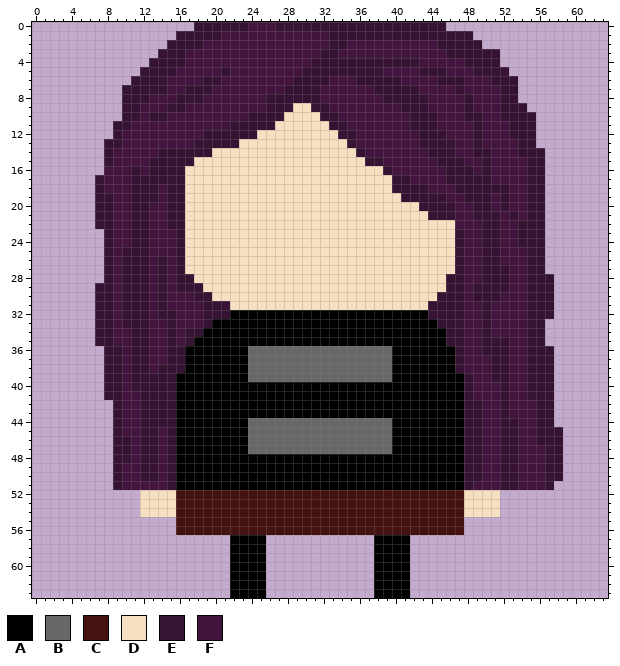
A pixel-art sprite gets an edit: res/img/char.png. Above: the version before the commit.
The file is 64x64 pixels.
Palette (. is transparent): A #000000  B #686868  C #451212  D #f7e0c1  E #361333  F #42143e
Pixels before (only the part around the change), first column x 1:
 0 .................EEEEEEFFFEEEEEEEEEEEEEEEEEEE.................
 1 ...............EEEEEFFFFFFFFFFFFEEEEEEEEEEEEEEEE..............
 2 ..............EEEEFFFFFFFFFFFFFFEEFFFFFFFFFFEEEEE.............
 3 .............EEEFFFFFFFFFFFFFFFEEFFFFFFFFFFFFEEEEEE...........
 4 ............EEEEFFFFFFFFFFFFFFEEEEEEEEEEEEFFFFFEEEE...........
 5 ...........EEEEFFFFFEFFFFFFFFEEEEEEEEEFFFFEEEFFFEEEE..........
 6 ..........EEEEFFFFEEFFFFFFFFEEEEFFFEEEEEFFFFEEEFFFEEE.........
 7 .........EEEEEFFEEEFFFFFFFFEEEEFFFFFFEEEEEFFFFEFFFFEE.........
 8 .........EEEFFFEEEFFFFFFFEEEEEEFFFFFFFEEEEEFFFFEFFFEE.........
 9 .........EEFFFEEFFFFFFFFFEEEDDEEFFFFFFFFEEEFFFFEFFFEEE........
10 .........EEFEEFFFFFFFFFEEEEDDDDEEFFFFFFFFEEEFFFEEFFEEEE.......
11 ........EEFFFFFFFFFFFEEEEEDDDDDDEEFFFFFFFEEEFFFFEFFFEEE.......
12 ........EFFFFFFFFFEEEEEEDDDDDDDDDEEFFFFFFFEEEFFFEFFFEEE.......
13 .......EEFFFFFFFFEEEEEDDDDDDDDDDDDEFFFFFFFEEEEFFEFFFFEE.......
And afterwards:
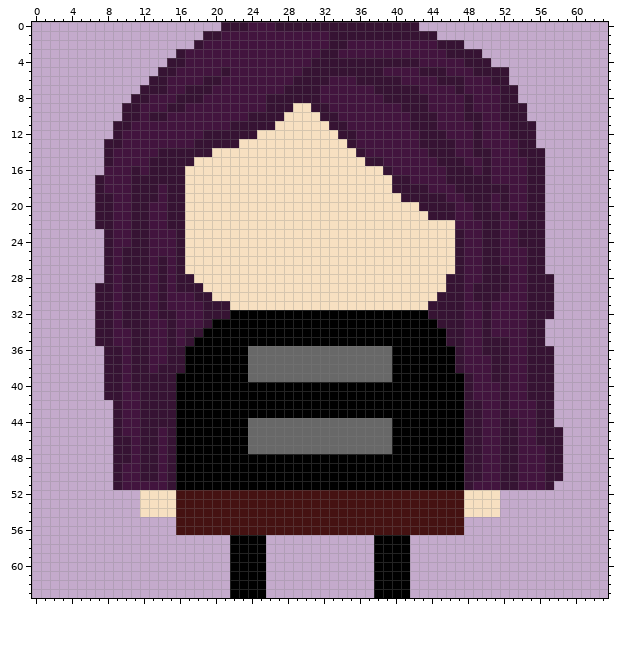
Difference:
y 0: x 18..20 EEE -> ...; x 43..45 EEE -> ...
y 1: x 16..18 EEE -> ...; x 45..48 EEEE -> ....
y 2: x 15..17 EEE -> ...; x 48..49 EE -> ..
y 3: x 14..15 EE -> ..; x 50..51 EE -> ..
y 4: x 13..14 EE -> ..; x 51 E -> .
y 5: x 12..13 EE -> ..
y 6: x 11..12 EE -> ..; x 53 E -> .
y 7: x 10..11 EE -> ..
y 8: x 10 E -> .
y 10: x 55 E -> .
Boxes around the changes in both pictures, in picture pixels (x1, y1, x2, y2):
erased: (122, 22, 221, 103)
erased: (419, 22, 536, 121)
